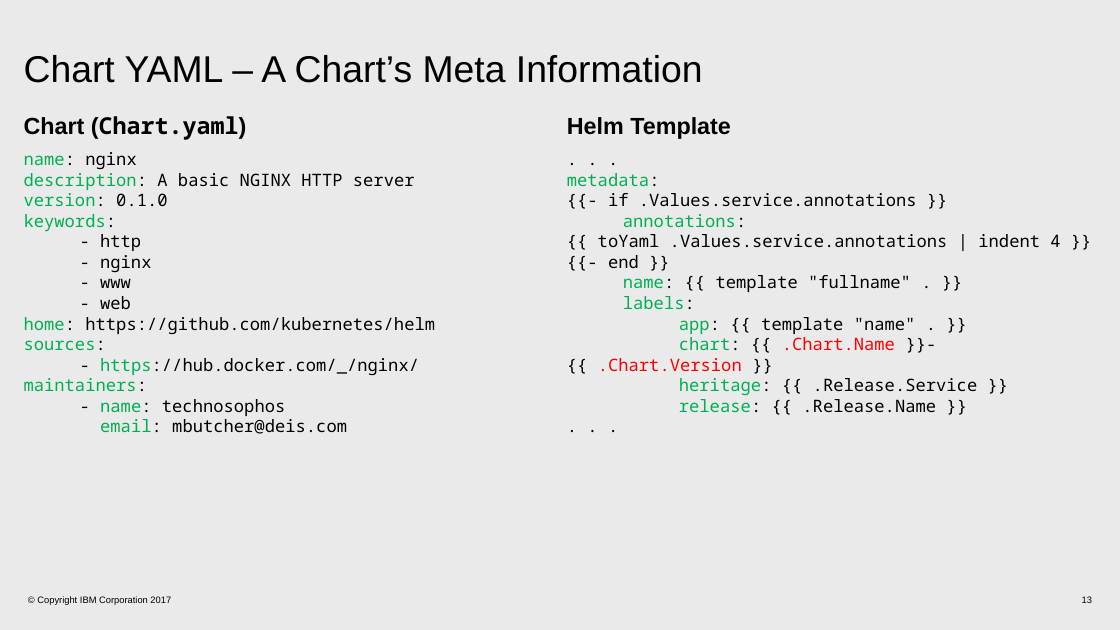
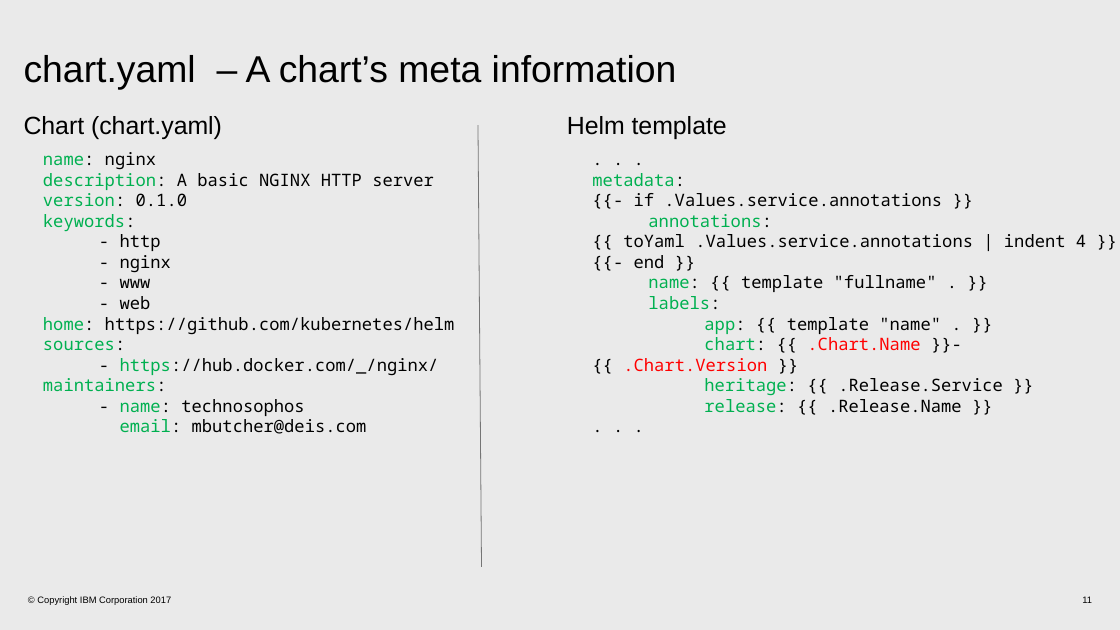
Before and after one commit to patrocinio/cloud-private-bootcamp, a slide deck: slide 11 of Units_development/Creating Helm charts_AWG.pptx (slide 13 before the commit). Drawn at 1120x630 pixels with LibreOffice and Linux fonts; fonts in the diff are those of the drawing. Boxes give left, top, right and bottom in pixels: in the first picture for what was removed or moved away, otherwise in the second. Text is boxed around its words. In the diff, an @@ line names an element or a change of style, - is before the commit and + after.

```diff
--- a/Units_development/Creating Helm charts_AWG.pptx
+++ b/Units_development/Creating Helm charts_AWG.pptx
@@ title at box(24, 55, 677, 90): text changed @@
-Chart YAML – A Chart’s Meta Information
+chart.yaml – A chart’s meta information
@@ text at box(24, 116, 222, 139): text changed; size 15 to 16 pt; font Noto Sans Mono to Arial; bold off @@
-Chart (Chart.yaml)
+Chart (chart.yaml)
@@ text at box(567, 116, 727, 139): text changed; size 15 to 16 pt; bold off @@
-Helm Template
+Helm template
@@ text "name: nginx": place and size @@
-text "name: nginx" at box(24, 152, 435, 434)
+text "name: nginx" at box(43, 152, 455, 434)
@@ line added from (478, 125) to (482, 567), #757575 0.5 pt @@
@@ text ". . .": place and size @@
-text ". . ." at box(567, 173, 1060, 412)
+text ". . ." at box(592, 173, 1086, 412)
@@ page number at box(1082, 596, 1092, 603): text changed @@
-13
+11
```
Also in this commit, not shown: 9 other slides changed, 2 slides removed.
